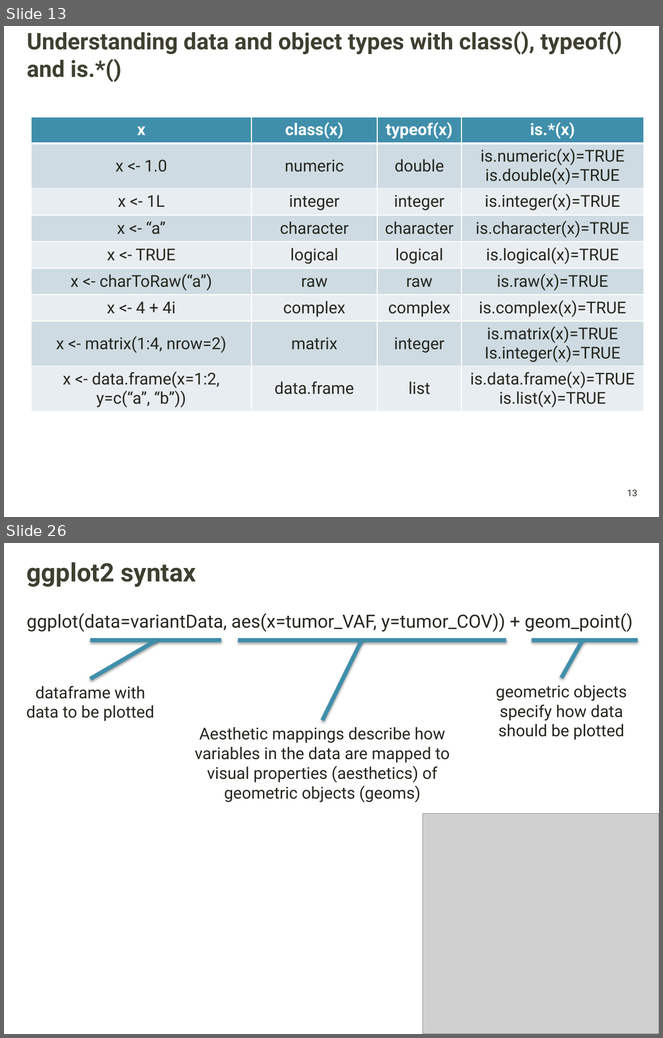
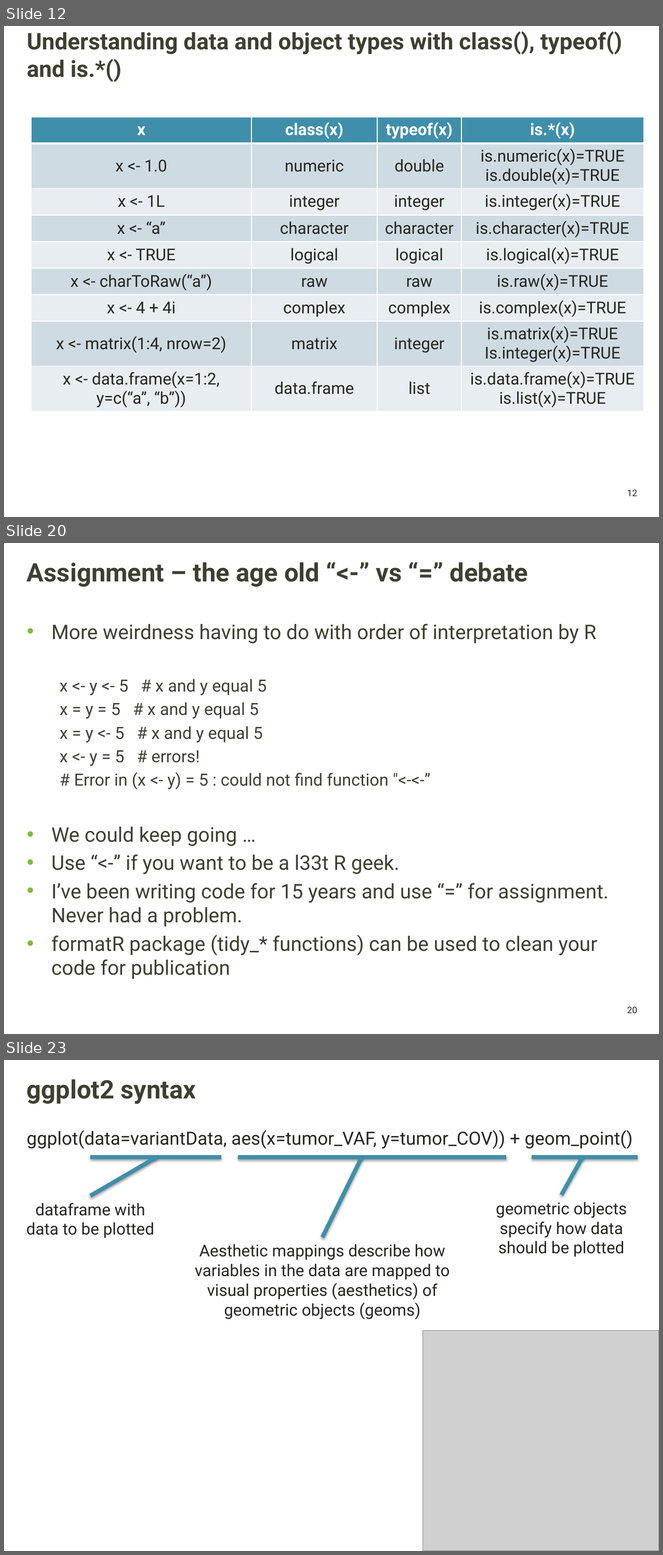
Before and after one commit to griffithlab/gen-viz-lectures, a slide deck: GenViz_Module2_Lecture.pptx. Shown one above the other, each under a label of ours: slides 13 and 26 before the commit, slides 12, 20 and 23 after it; the slides between them are not shown. The pictures are 663x1038 and 663x1555 pixels, drawn with LibreOffice and Linux fonts; fonts in the diff are those of the drawing; grey boxes stand for pictures; background and template pictures are left out. Boxes give left, top, right and bottom in pixels: in the first picture for what was removed or moved away, otherwise in the second. Text is boxed around its words. In the diff, an @@ line names an element or a change of style, - is before the commit and + after.

```diff
--- a/GenViz_Module2_Lecture.pptx
+++ b/GenViz_Module2_Lecture.pptx
@@ slide 20 added at <box>4,543,659,1034</box>, background picture (left out); not listed: 1 template element that a slide beside it also shows @@
@@ title added at <box>27,562,528,587</box>, 28 pt, text #3F3F32, bold @@
+Assignment – the age old “<-” vs “=” debate
@@ text added at <box>51,624,609,979</box>, 22.2 pt, text #3F3F32 @@
+• More weirdness having to do with order of interpretation by R
+  x <- y <- 5 # x and y equal 5
+  x = y = 5 # x and y equal 5
+  x = y <- 5 # x and y equal 5
+  x <- y = 5 # errors!
+  # Error in (x <- y) = 5 : could not find function "<-<-”
+• We could keep going …
+• Use “<-” if you want to be a l33t R geek.
+• I’ve been writing code for 15 years and use “=” for assignment. Never had a problem.
+• formatR package (tidy_* functions) can be used to clean your code for publication
@@ what was slide 13 is now slide 12 @@
@@ page number at <box>627,490,638,497</box>: text changed @@
-13
+12
@@ what was slide 26 is now slide 23 @@
```
Also in this commit, not shown: 9 slides changed, 8 other slides added, 11 slides removed, 2 other files.
